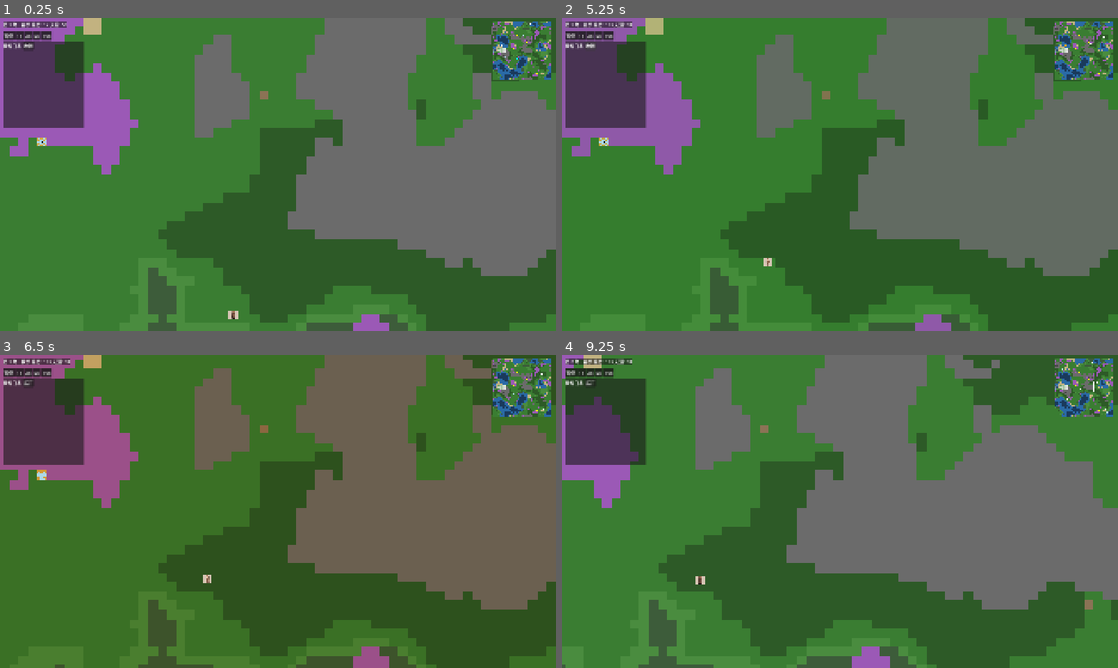
Above: before the commit, frames 1-4 (two rows, left to right).
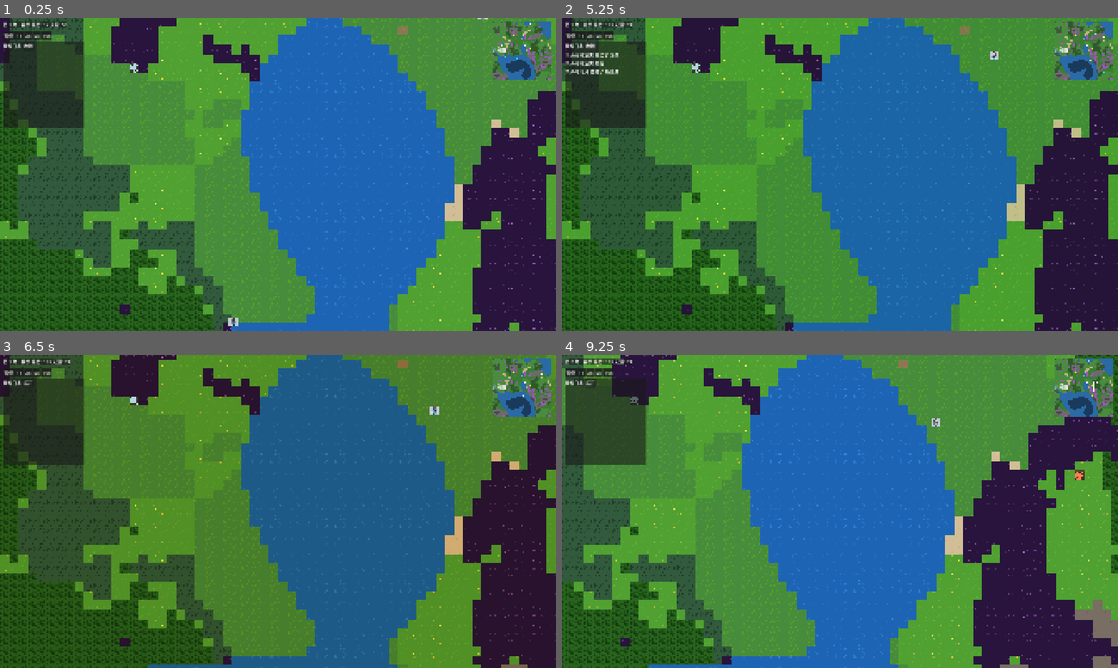
Above: after the commit, the same moments.

Repository: ferrerojoao/tiandaosimulator
Game: Godot game, scene res://scenes/main.tscn
The game is run twice, just before and just after one commit, with the same random seed, the same clock (stepped at 60 frames per second) and the same inputs.
Inputs (mouse positions are in pixels of both pictures, inside the frame that each line leads up to):
- Up to frame 1 (0.25 s): no input
- Up to frame 2 (5.25 s): click "暂停" at 0.5 s; click "1x" at 1.25 s; click "2x" at 2 s; click "5x" at 2.75 s; click "10x" at 3.5 s; click "收起" at 4.25 s; click "展开" at 5 s
- Up to frame 3 (6.5 s): tap Enter at 5.75 s; drag from (522, 386) to (333, 442) at 5.77 s
- Up to frame 4 (9.25 s): drag from (728, 527) to (812, 574) at 6.52 s; move the mouse to (895, 442) at 7.27 s; hold D 7.28-8 s; drag from (812, 574) to (673, 464) at 8.02 s; move the mouse to (1006, 558) at 8.77 s; hold A from 8.78 s (still down)

The runs differ from the first frame. In frame 1, 90% of the frame differs, in the area x 0-100%, y 0-100%; in frame 2, 90%; in frame 3, 86%; in frame 4, 89%.

Commit message:
地图重构：双层噪声大陆、河流生成、程序化纹理、海岸平滑

Diff:
--- a/scripts/world/world_map.gd
+++ b/scripts/world/world_map.gd
@@ -18,6 +18,9 @@
 var sect_positions: Array = []
 var village_positions: Array = []
 var spirit_vein_positions: Array = []
+var height_map: Array = []
+
+var _noise_continent: FastNoiseLite
 
 var _noise_height: FastNoiseLite
 var _noise_temp: FastNoiseLite
@@ -33,6 +36,13 @@
 	generate_world()
 
 func _init_noise() -> void:
+	_noise_continent = FastNoiseLite.new()
+	_noise_continent.noise_type = FastNoiseLite.TYPE_SIMPLEX
+	_noise_continent.fractal_type = FastNoiseLite.FRACTAL_FBM
+	_noise_continent.frequency = 0.004
+	_noise_continent.fractal_octaves = 3
+	_noise_continent.seed = _rng.randi()
+
 	_noise_height = FastNoiseLite.new()
 	_noise_height.noise_type = FastNoiseLite.TYPE_SIMPLEX
 	_noise_height.fractal_type = FastNoiseLite.FRACTAL_FBM
@@ -76,28 +86,138 @@
 
 func _generate_terrain() -> void:
 	terrain_map.clear()
+	height_map.clear()
+	var continent: Array = []
+	for y in MAP_HEIGHT:
+		var c_row: Array = []
+		var h_row: Array = []
+		for x in MAP_WIDTH:
+			var c: float = _norm(_noise_continent.get_noise_2d(x, y))
+			c_row.append(c > 0.38)
+			h_row.append(_norm(_noise_height.get_noise_2d(x, y)))
+		continent.append(c_row)
+		height_map.append(h_row)
+
 	for y in MAP_HEIGHT:
 		var row: Array = []
 		for x in MAP_WIDTH:
-			var h: float = _norm(_noise_height.get_noise_2d(x, y))
-			var t: float = _norm(_noise_temp.get_noise_2d(x, y))
-			var m: float = _norm(_noise_humid.get_noise_2d(x, y))
-			var s: float = _norm(_noise_spirit.get_noise_2d(x, y))
-			row.append(_classify(h, t, m, s))
+			if not continent[y][x]:
+				var c: float = _norm(_noise_continent.get_noise_2d(x, y))
+				row.append(Terrain.DEEP_WATER if c < 0.20 else Terrain.SHALLOW_WATER)
+			else:
+				var h: float = height_map[y][x]
+				var s: float = _norm(_noise_spirit.get_noise_2d(x, y))
+				var m: float = _norm(_noise_humid.get_noise_2d(x, y))
+				var t: float = _norm(_noise_temp.get_noise_2d(x, y))
+				row.append(_classify_land(h, m, s, t))
 		terrain_map.append(row)
 
-func _classify(h: float, _t: float, m: float, s: float) -> int:
+	_coast_smooth(2)
+	_generate_rivers()
+
+func _generate_rivers() -> void:
+	var water: Array = [Terrain.DEEP_WATER, Terrain.SHALLOW_WATER]
+	var sources: Array = []
+	# 在内陆高处随机找 5-8 个源头
+	for _i in 50:
+		if sources.size() >= 8: break
+		var sx: int = _rng.randi_range(5, MAP_WIDTH - 6)
+		var sy: int = _rng.randi_range(5, MAP_HEIGHT - 6)
+		var t: int = terrain_map[sy][sx]
+		if t in water: continue
+		sources.append(Vector2i(sx, sy))
+	print("[River] 找到 %d 个源头" % sources.size())
+
+	var total_river: int = 0
+	for src in sources:
+		var cells = _trace_river(src, water)
+		total_river += cells.size()
+		for v in cells:
+			var t: int = terrain_map[v.y][v.x]
+			if not t in water and t != Terrain.HIGH_MOUNTAIN and t != Terrain.MOUNTAIN:
+				terrain_map[v.y][v.x] = Terrain.SHALLOW_WATER
+				# 拓宽：上下左右也变浅水
+				for dn in [Vector2i(1,0), Vector2i(-1,0), Vector2i(0,1), Vector2i(0,-1)]:
+					var wn: Vector2i = v + dn
+					if _in_bounds(wn) and not terrain_map[wn.y][wn.x] in water:
+						terrain_map[wn.y][wn.x] = Terrain.SHALLOW_WATER
+
+func _trace_river(start: Vector2i, water: Array) -> Array:
+	var visited: Array = []
+	# 加权BFS：低处优先 + 避免笔直
+	var rng = RandomNumberGenerator.new()
+	rng.seed = _rng.randi()
+	var frontier: Array = [{"pos": start, "cost": 0.0}]
+	var came_from: Dictionary = {}
+	came_from[start] = null
+	var cost_so_far: Dictionary = {start: 0.0}
+	var end: Vector2i
+
+	while not frontier.is_empty():
+		var cur: Dictionary = frontier.pop_front()
+		var cp: Vector2i = cur["pos"]
+		if terrain_map[cp.y][cp.x] in water:
+			end = cp; break
+		for dy in [-1, 0, 1]:
+			for dx in [-1, 0, 1]:
+				if dx == 0 and dy == 0: continue
+				var nb: Vector2i = Vector2i(cp.x + dx, cp.y + dy)
+				if not _in_bounds(nb) or nb in came_from: continue
+				var h: float = _norm(_noise_height.get_noise_2d(nb.x, nb.y))
+				var nc: float = cur["cost"] + 1.0 - h * 0.6 + rng.randf_range(-0.15, 0.15)
+				came_from[nb] = cp
+				cost_so_far[nb] = nc
+				# 廉价插入排序保持低开销
+				var idx: int = 0
+				while idx < frontier.size() and frontier[idx]["cost"] < nc:
+					idx += 1
+				frontier.insert(idx, {"pos": nb, "cost": nc})
+
+	if end == Vector2i(): return visited
+
+	var cur: Vector2i = end
+	while cur != start:
+		visited.append(cur)
+		cur = came_from[cur]
+	visited.append(start)
+	visited.reverse()
+	return visited
+
+func _classify_land(h: float, m: float, s: float, _t: float) -> int:
 	if s > 0.72 and h > 0.35 and h < 0.85:
 		return Terrain.SPIRIT_VEIN
-	if h < 0.25: return Terrain.DEEP_WATER
-	if h < 0.35: return Terrain.SHALLOW_WATER
-	if h > 0.85: return Terrain.HIGH_MOUNTAIN
-	if h > 0.70: return Terrain.MOUNTAIN
-	if h > 0.35 and h < 0.42 and m > 0.55: return Terrain.SWAMP
+	if h > 0.80: return Terrain.HIGH_MOUNTAIN
+	if h > 0.65: return Terrain.MOUNTAIN
+	if h > 0.40 and h < 0.47 and m > 0.55: return Terrain.SWAMP
 	if h > 0.35 and h < 0.45 and m < 0.35: return Terrain.SAND
-	if h > 0.50 and m > 0.55: return Terrain.FOREST
-	if h > 0.45: return Terrain.GRASSLAND
+	if h > 0.48 and m > 0.55: return Terrain.FOREST
+	if h > 0.42: return Terrain.GRASSLAND
 	return Terrain.PLAIN
+
+func _coast_smooth(rounds: int) -> void:
+	var water: Array = [Terrain.DEEP_WATER, Terrain.SHALLOW_WATER]
+	for _round in rounds:
+		var changes: Array = []
+		for y in MAP_HEIGHT:
+			for x in MAP_WIDTH:
+				var t: int = terrain_map[y][x]
+				var land: int = 0
+				var total: int = 0
+				for dy in [-1, 0, 1]:
+					for dx in [-1, 0, 1]:
+						var nx: int = x + dx
+						var ny: int = y + dy
+						if not _in_bounds(Vector2i(nx, ny)): continue
+						total += 1
+						if not terrain_map[ny][nx] in water:
+							land += 1
+				if total == 0: continue
+				if t in water and land >= 6:
+					changes.append([x, y, Terrain.SAND])
+				elif not t in water and land <= 3:
+					changes.append([x, y, Terrain.SHALLOW_WATER])
+		for ch in changes:
+			terrain_map[ch[1]][ch[0]] = ch[2]
 
 func _collect_spirit_veins() -> void:
 	spirit_vein_positions.clear()
Binary file changed: assets/tiles/terrain_colors.png
